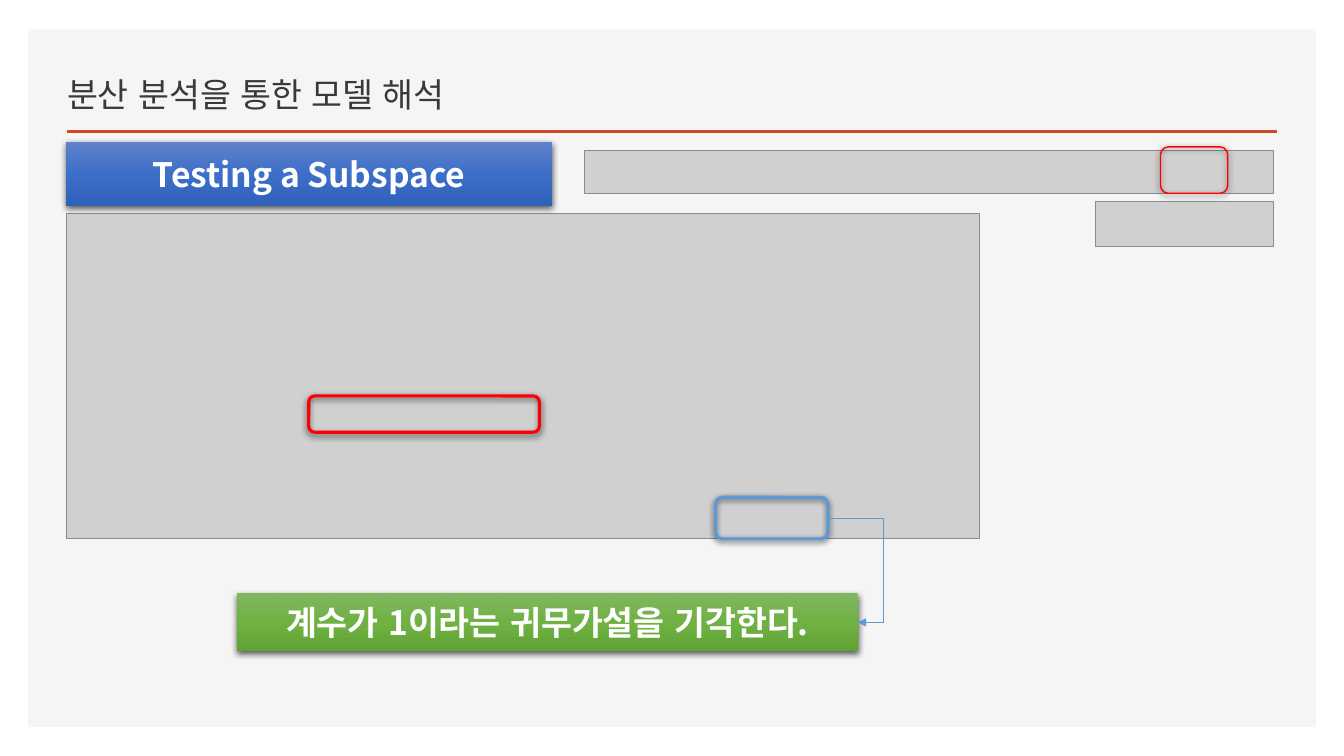
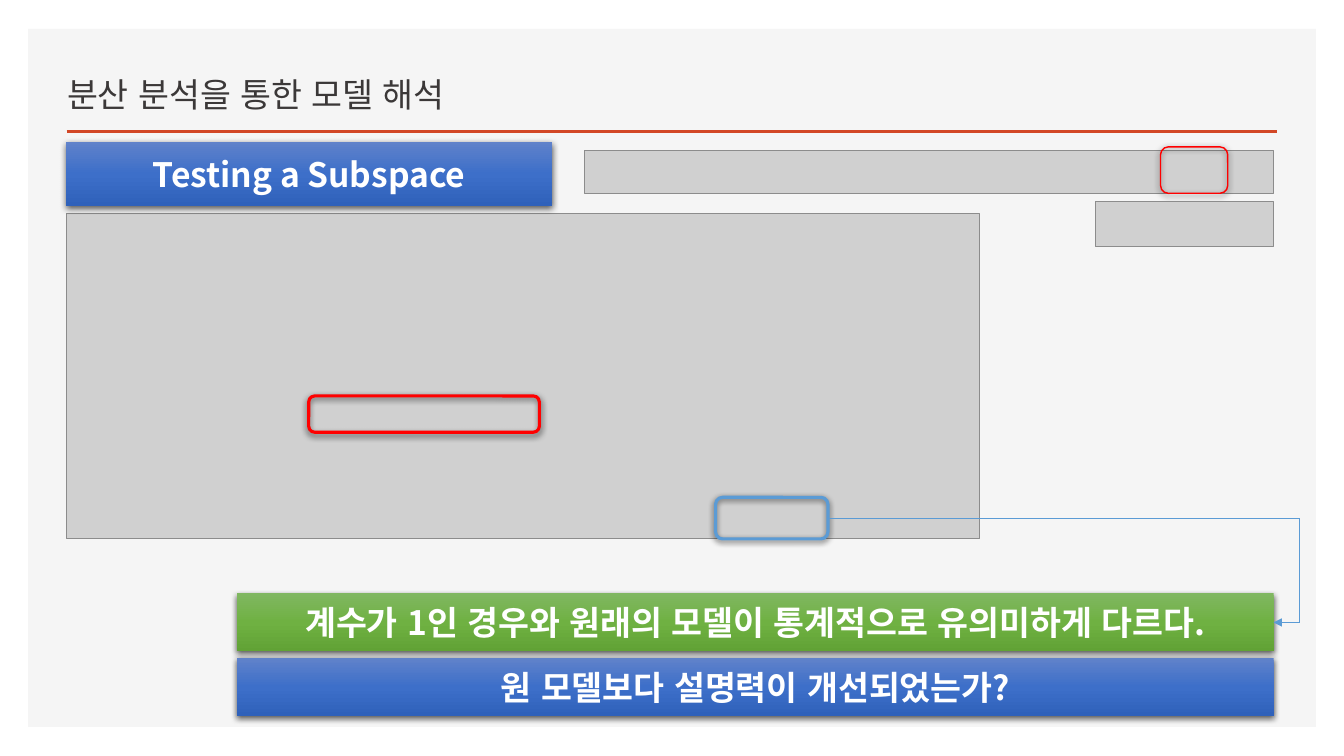
Before and after one commit to hyeonni94/public, a slide deck: slide 33 of 7강-강의준비20151216(Multiple Regreesion).pptx. Drawn at 1344x756 pixels with LibreOffice and Linux fonts; fonts in the diff are those of the drawing; grey boxes stand for pictures. Boxes give left, top, right and bottom in pixels: in the first picture for what was removed or moved away, otherwise in the second. Text is boxed around its words. In the diff, an @@ line names an element or a change of style, - is before the commit and + after.

Commit message:
강의노트개선

```diff
--- a/7강-강의준비20151216(Multiple Regreesion).pptx
+++ b/7강-강의준비20151216(Multiple Regreesion).pptx
@@ elbow arrow moved from (828, 518) - (858, 623) to (828, 518) - (1274, 623) @@
@@ rectangle "계수가 1인 경우와 원래의 모델이 ...": place and size @@
-rectangle "계수가 1인 경우와 원래의 모델이 ..." at [237, 594, 858, 652]
+rectangle "계수가 1인 경우와 원래의 모델이 ..." at [237, 594, 1273, 652]
@@ text in rectangle at [305, 606, 1205, 638]: text changed @@
-계수가 1이라는 귀무가설을 기각한다.
+계수가 1인 경우와 원래의 모델이 통계적으로 유의미하게 다르다.
@@ rectangle added at [237, 658, 1273, 717], fill gradient #6183CB to #3E70CA to #3062BB, 24 pt, text #FFFFFF, bold @@
+원 모델보다 설명력이 개선되었는가?
```
Also in this commit, not shown: 2 other slides changed, 3 other files.
